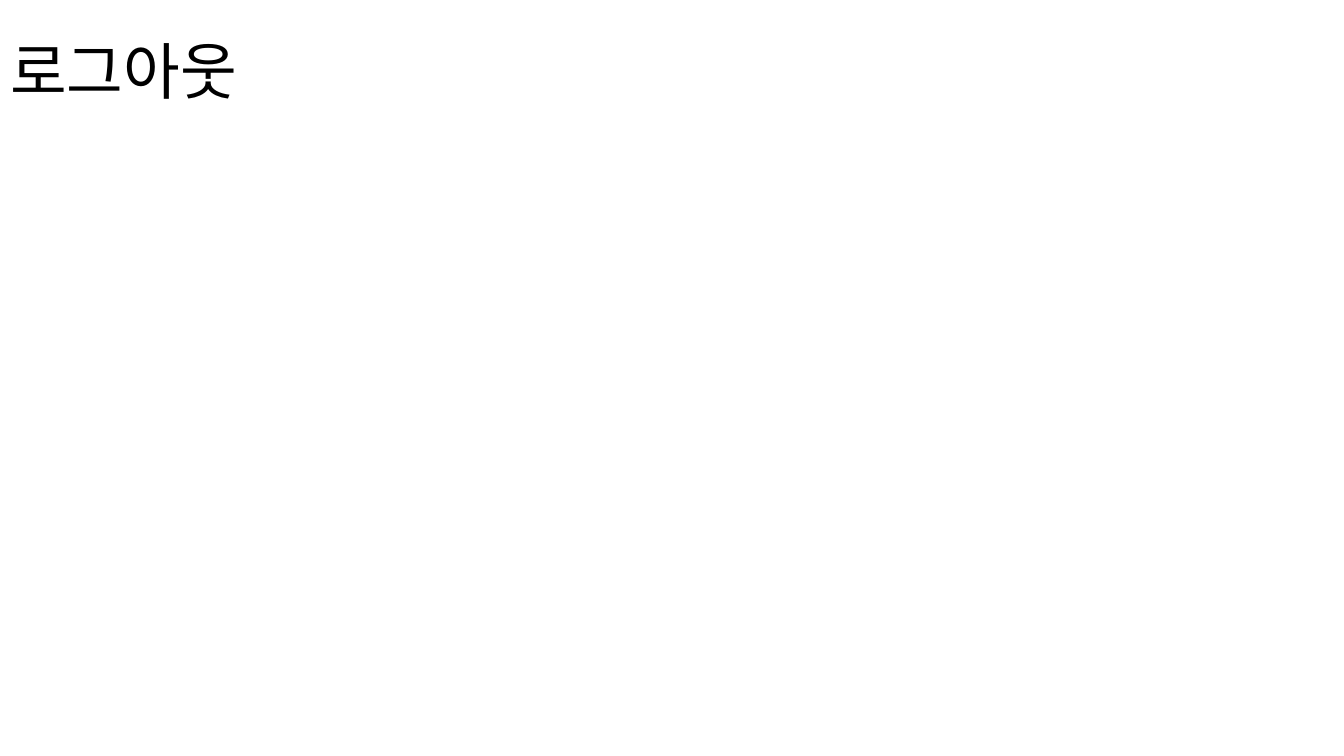
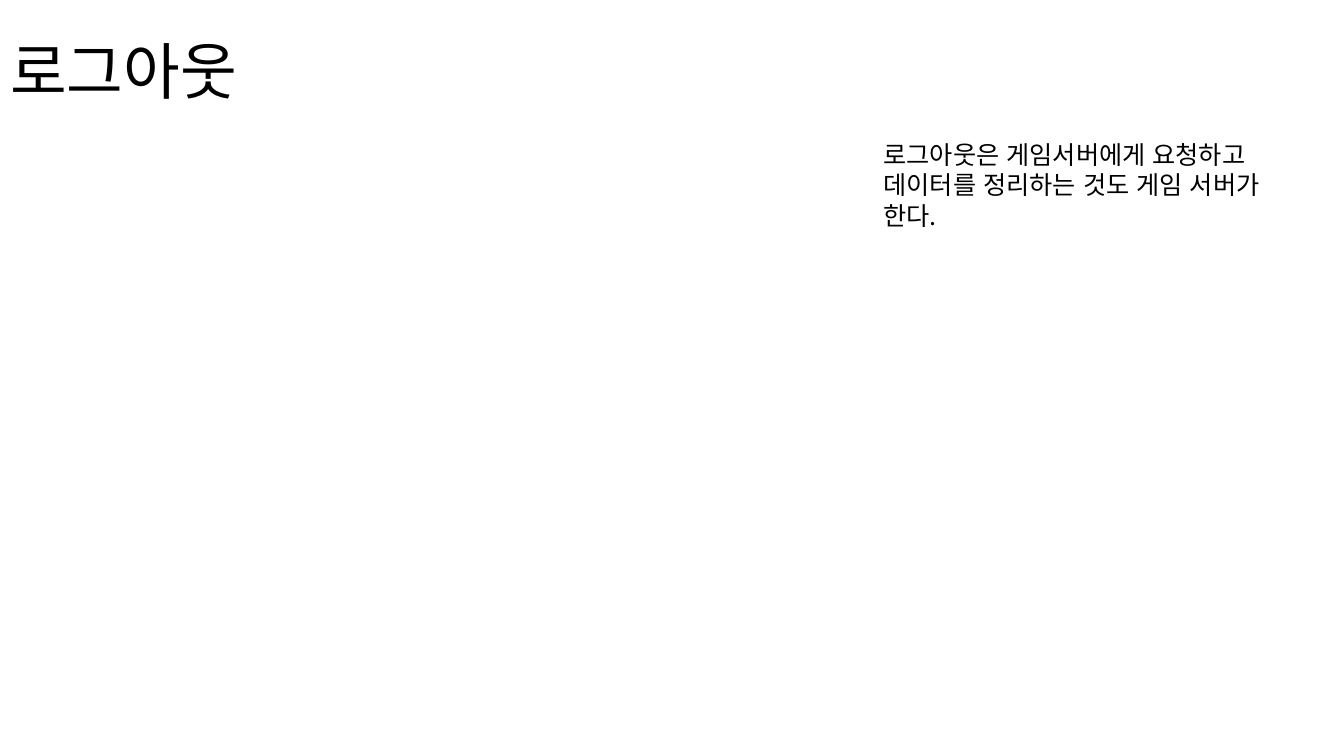
Before and after one commit to LethalSun/5thProjectServer, a slide deck: slide 12 of 시퀀스 다이어 그램.pptx. Drawn at 1344x756 pixels with LibreOffice and Linux fonts; fonts in the diff are those of the drawing. Boxes give left, top, right and bottom in pixels: in the first picture for what was removed or moved away, otherwise in the second. Text is boxed around its words. In the diff, an @@ line names an element or a change of style, - is before the commit and + after.

```diff
--- a/시퀀스 다이어 그램.pptx
+++ b/시퀀스 다이어 그램.pptx
@@ text added at <box>883,143,1260,227</box>, 18 pt, text #000000 @@
+로그아웃은 게임서버에게 요청하고
+데이터를 정리하는 것도 게임 서버가
+한다.
```
Also in this commit, not shown: 2 other files.
